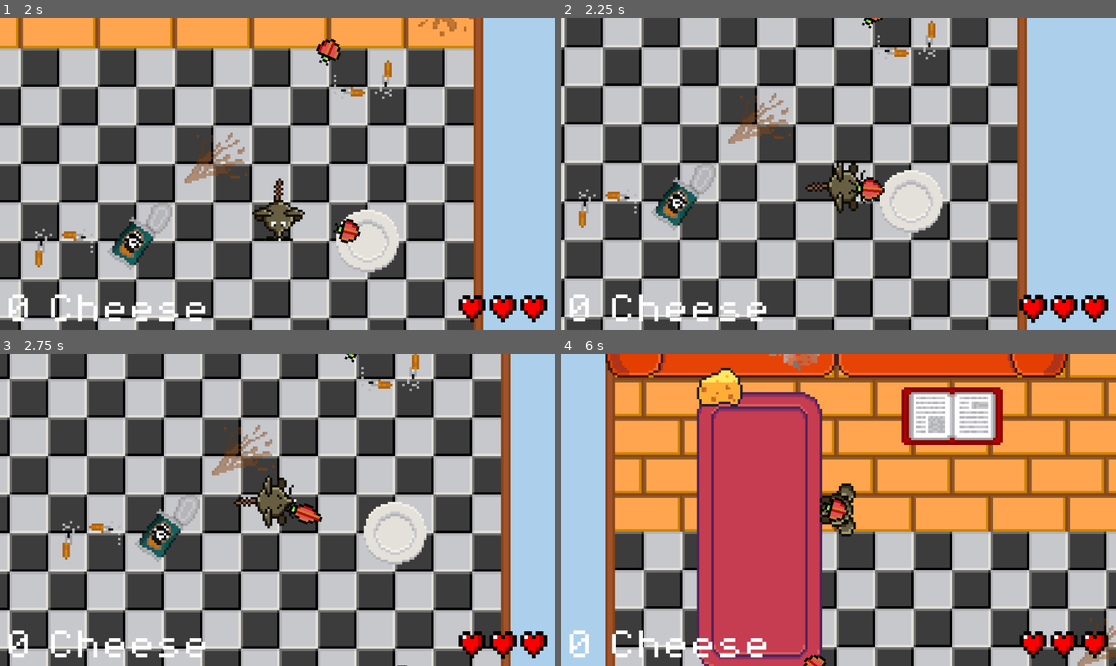
Above: before the commit, frames 1-4 (two rows, left to right).
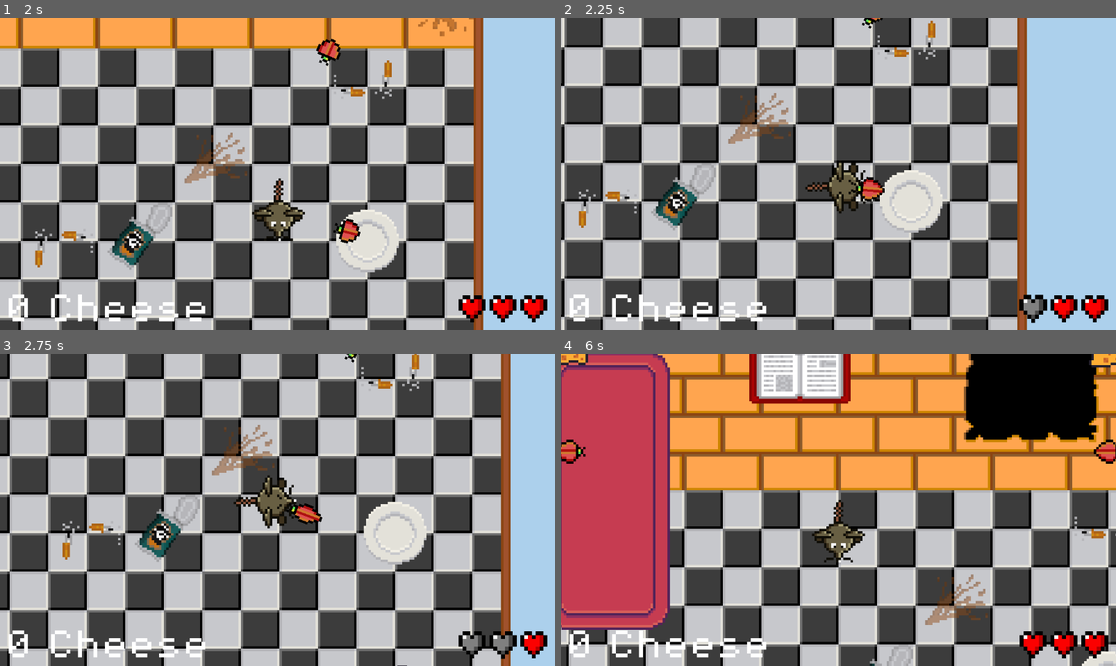
Above: after the commit, the same moments.

Repository: rasmussvala/TDDD23-Cheddar-Chase
Game: Godot game, scene res://scenes/game.tscn
Same seed, same stepped clock (60 frames per second), same inputs: the game is played once before the commit and once after it. This scene is started directly instead of the project's main scene.
Inputs (mouse positions are in pixels of both pictures, inside the frame that each line leads up to):
- Up to frame 1 (2 s): tap Enter at 0.5 s; hold Right (ui_right) 0.53-1.28 s; hold Down (ui_down) from 1.28 s (still down)
- Up to frame 2 (2.25 s): release Down (ui_down) at 2.03 s; hold Right (ui_right) from 2.03 s (still down)
- Up to frame 3 (2.75 s): keep holding Right (ui_right)
- Up to frame 4 (6 s): release Right (ui_right) at 2.78 s; hold Up (ui_up) 2.78-3.53 s; hold Left (ui_left) 3.53-5 s; click (838, 541) at 5 s, where only the run after the commit has a clickable "Play Again"; hold Down (ui_down) from 5.78 s (still down)

Frame 1 is identical in both runs. In frame 2, 0.2% of the frame differs, in the area x 83-87%, y 89-97%; in frame 3, 0.3%; in frame 4, 90%, in the area x 0-100%, y 0-100%.

Commit message:
Complemented merge
connected trigger death screen signal to function

Diff:
--- a/scenes/game.tscn
+++ b/scenes/game.tscn
@@ -1,7 +1,7 @@
 [gd_scene load_steps=11 format=3 uid="uid://b3wdmox28pm05"]
 
 [ext_resource type="Script" path="res://scripts/game_manager.gd" id="1_sqrlk"]
-[ext_resource type="PackedScene" uid="uid://cq501sdvos586" path="res://scenes/tools/hud.tscn" id="2_cdmx2"]
+[ext_resource type="PackedScene" uid="uid://86tsdexohbg4" path="res://scenes/death_screen.tscn" id="2_wlcxk"]
 [ext_resource type="PackedScene" uid="uid://ct4xnrb6ua7pq" path="res://scenes/characters/enemies/bug_red.tscn" id="2_yj2lc"]
 [ext_resource type="PackedScene" uid="uid://dnlv8wuw8y7et" path="res://scenes/characters/mouse/player.tscn" id="3_0xa32"]
 [ext_resource type="PackedScene" uid="uid://o8sj1thyh5lx" path="res://scenes/test/tile_map.tscn" id="3_no3av"]
@@ -19,7 +19,7 @@
 unique_name_in_owner = true
 script = ExtResource("1_sqrlk")
 
-[node name="hud" parent="." instance=ExtResource("2_cdmx2")]
+[node name="death_screen" parent="." instance=ExtResource("2_wlcxk")]
 unique_name_in_owner = true
 
 [node name="Node" type="Node" parent="."]
@@ -66,3 +66,5 @@
 position = Vector2(80, -48)
 shape = SubResource("RectangleShape2D_yseke")
 debug_color = Color(0.961248, 0, 0.511433, 0.42)
+
+[connection signal="trigger_death_screen" from="player" to="game_manager" method="_on_player_trigger_death_screen"]
